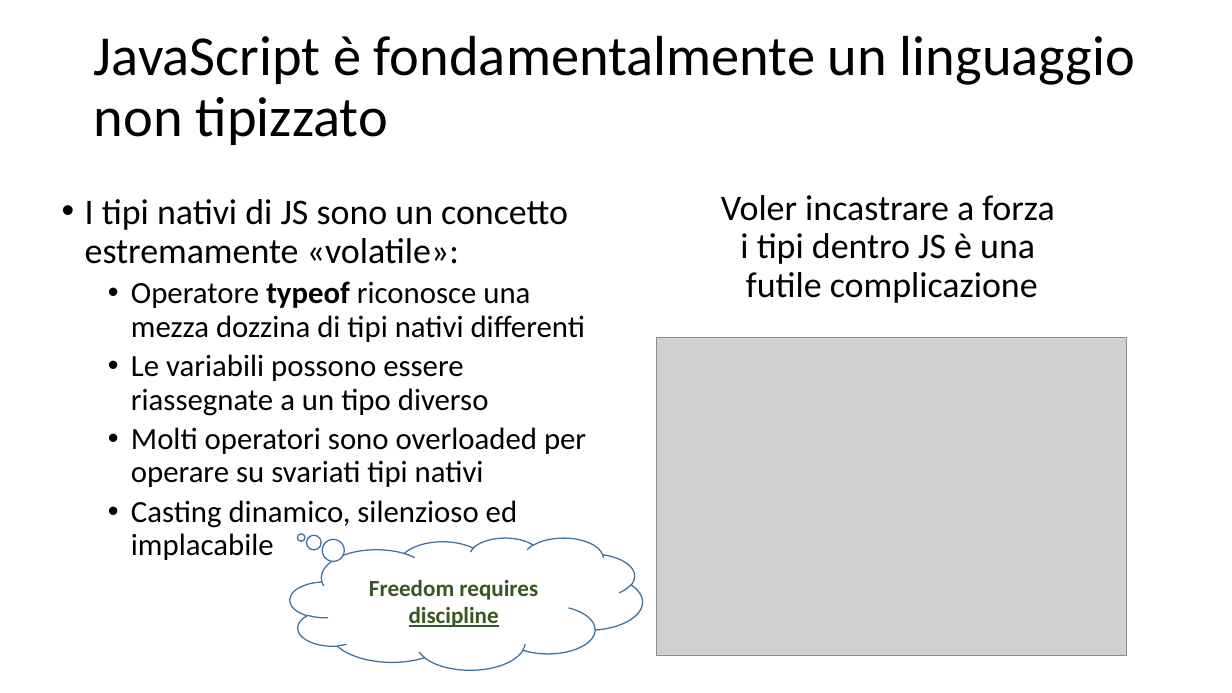
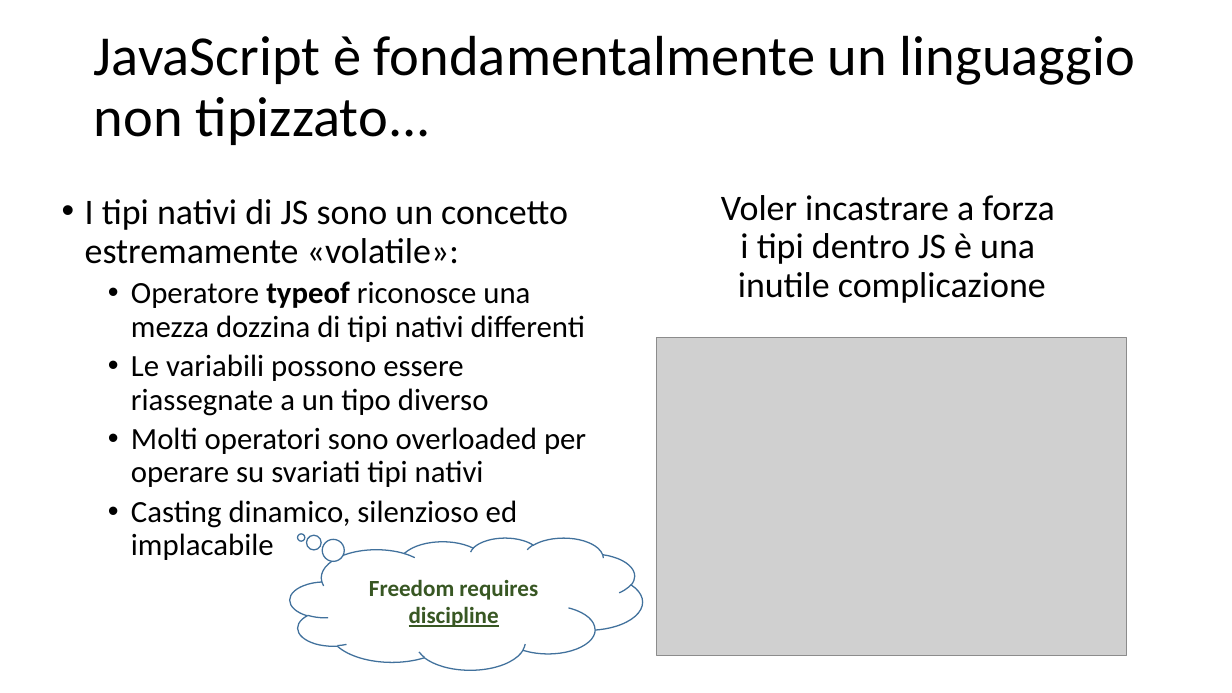
Before and after one commit to Muzietto/funzionale-alla-statale, a slide deck: slide 7 of funzionale-alla-statale.ppt. Drawn at 1232x693 pixels with LibreOffice and Linux fonts; fonts in the diff are those of the drawing; grey boxes stand for pictures. Boxes give left, top, right and bottom in pixels: in the first picture for what was removed or moved away, otherwise in the second. Text is boxed around its words. In the diff, an @@ line names an element or a change of style, - is before the commit and + after.

```diff
--- a/funzionale-alla-statale.ppt
+++ b/funzionale-alla-statale.ppt
@@ title at (x1=94, y1=35, x2=1135, y2=145): text changed @@
-JavaScript è fondamentalmente un linguaggio non tipizzato
+JavaScript è fondamentalmente un linguaggio non tipizzato...
@@ text at (x1=721, y1=195, x2=1054, y2=303): text changed @@
-Voler incastrare a forza
-i tipi dentro JS è una
-futile complicazione
+Voler incastrare a forza
+i tipi dentro JS è una
+inutile complicazione
```
Also in this commit, not shown: 6 other slides changed, 1 slide added, 1 slide removed, 5 other files.
